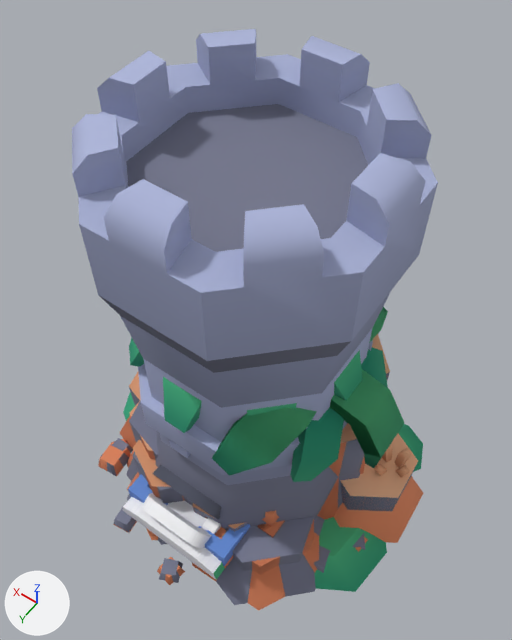
One commit to the glTF model public/models/world.glb: the scene before it, then after it.
Camera for both pictures: a 50 mm camera at (-3.28, 4.5, 10.84) aimed at (0.07, -0.18, 3.48). The axes (+X, +Y, +Z) are drawn at lower left. The lights are the same throughout. The first picture is the older version. Where no turn or scale is listed for an object, it has been applied to the vertices.

Names of what the first picture shows: 'boat-fishing-small', 'boat-speed-a.001', 'boat-speed-i', 'boat-speed-j.001', 'palm-bend.001', 'palm-detailed-bend.001', 'palm-detailed-straight.001', 'patch-grass-foliage', 'rocks-a.001', 'rocks-b.001', 'rocks-sand-a.001', 'rocks-sand-b.001', 'tower-complete-small' and 4 more.
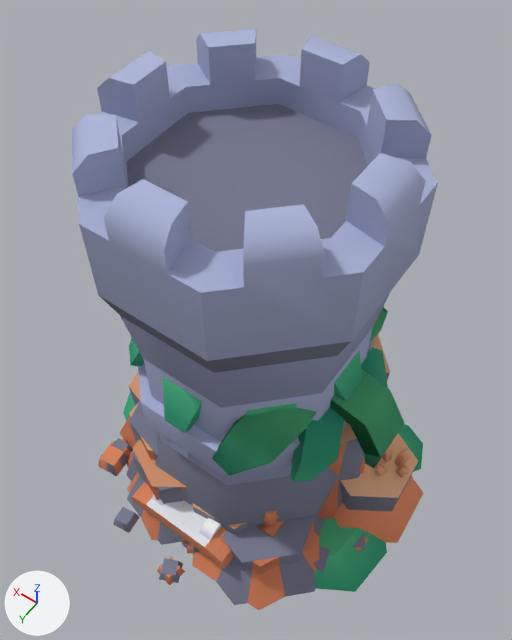
What differs and where, as boxes (x1, y1, x2, y2) in the pictures (512 x 640 px):
'boat-speed-j.001', deleted
    before: (123, 493, 225, 580)
'boat-fishing-small', deleted
    before: (128, 474, 250, 566)
'boat-speed-a.001', deleted (blue)
    before: (153, 465, 221, 519)
'boat-speed-i', unchanged, uncovered by the edit
    before: (167, 501, 233, 568)
    after: (132, 482, 233, 568)

Edits to the bpy script that builds the scene:
```text
Remove ob_boat_speed_a_001:
    ob_boat_speed_a_001 = bpy.data.objects.new('boat-speed-a.001', me_boat_speed_a)
    ob_boat_speed_a_001.location = (0.0, 0.0, 0.75)
Remove ob_boat_speed_j_001:
    ob_boat_speed_j_001 = bpy.data.objects.new('boat-speed-j.001', me_boat_speed_j)
    ob_boat_speed_j_001.location = (0.0, 0.0, 0.62)
Remove ob_boat_fishing_small:
    ob_boat_fishing_small = bpy.data.objects.new('boat-fishing-small', me_boat_fishing_small)
    ob_boat_fishing_small.location = (0.0, 0.0, 1.3)
```
